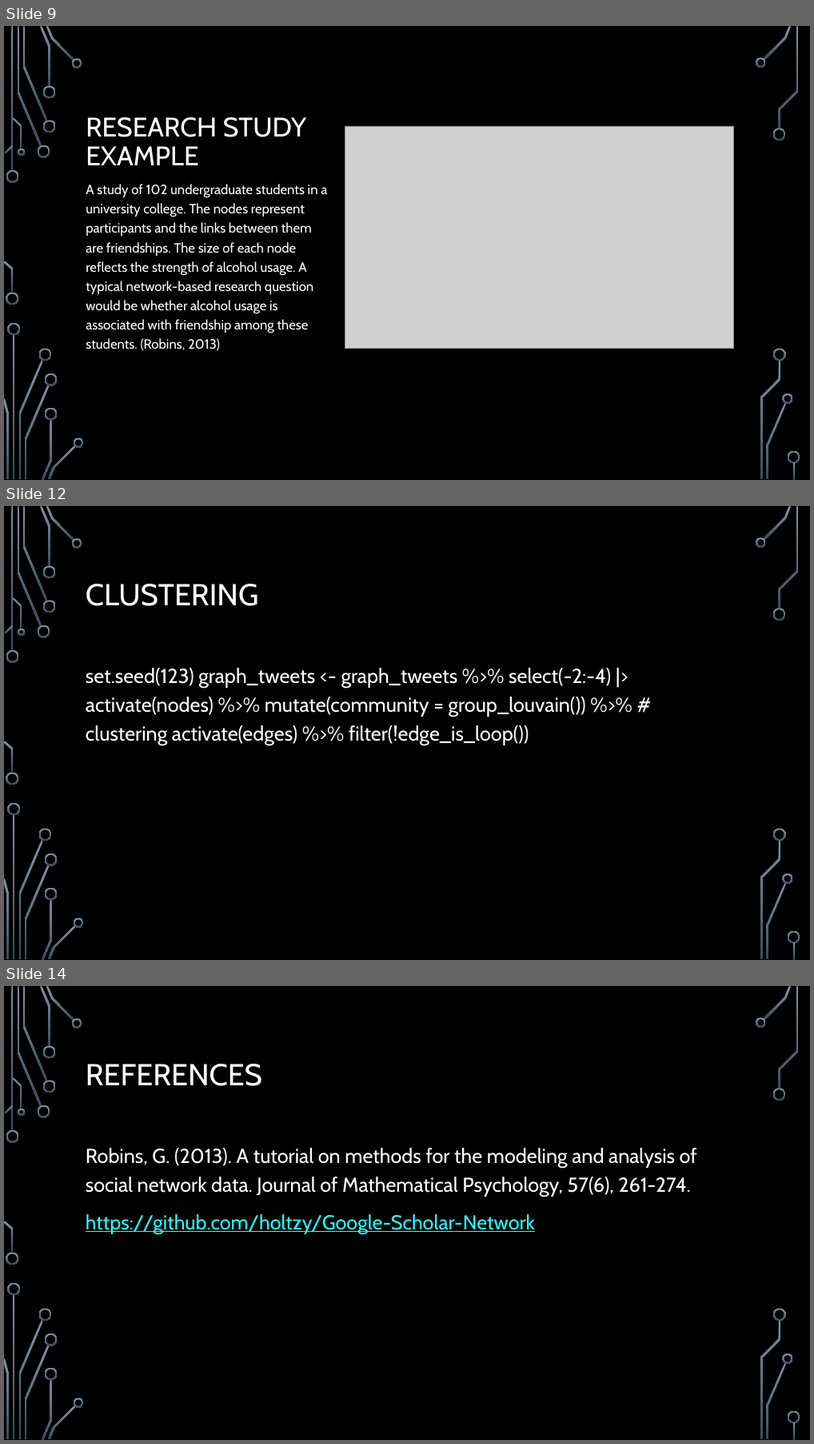
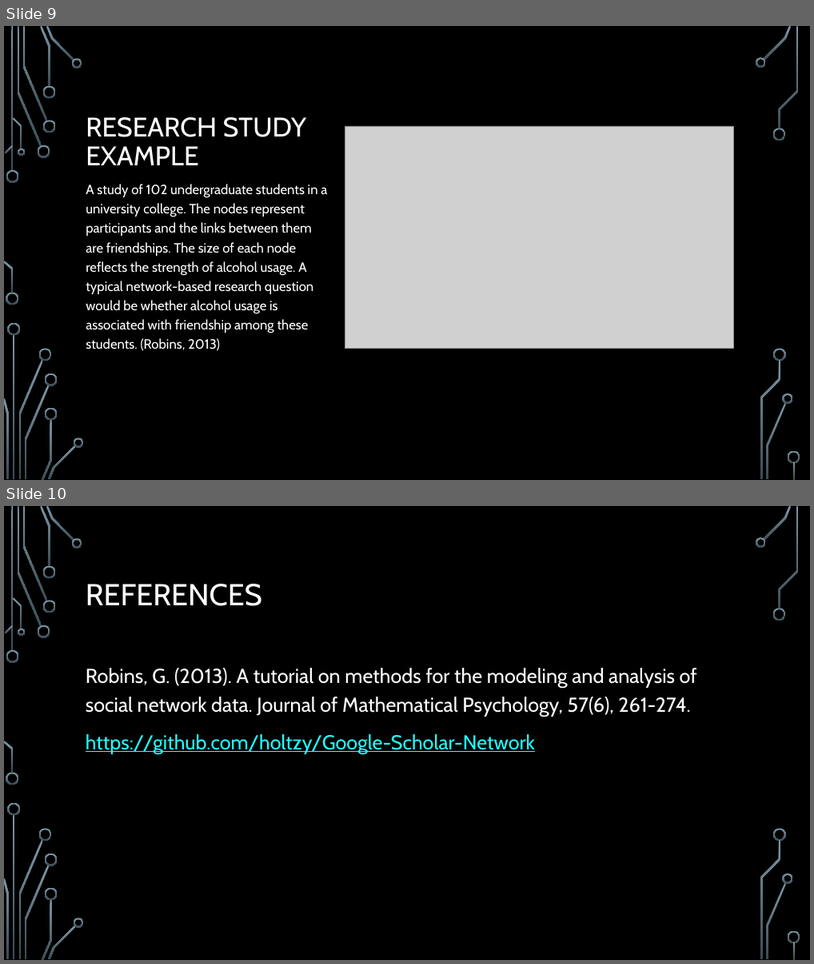
Before and after one commit to intro-to-data-science-22-workshop/07-network-graphs-adbdelsalam-dornelles, a slide deck: presentation.pptx. Shown one above the other, each under a label of ours: slides 9, 12 and 14 before the commit, slides 9 and 10 after it; the slides between them are not shown. The pictures are 814x1444 and 814x964 pixels, drawn with LibreOffice and Linux fonts; fonts in the diff are those of the drawing; grey boxes stand for pictures; background and template pictures are left out. Boxes give left, top, right and bottom in pixels: in the first picture for what was removed or moved away, otherwise in the second. Text is boxed around its words. In the diff, an @@ line names an element or a change of style, - is before the commit and + after.

```diff
--- a/presentation.pptx
+++ b/presentation.pptx
@@ slide 12 removed at (4, 506, 810, 960), background picture (left out); not listed: 36 template elements that a slide beside it also shows @@
@@ title removed at (86, 584, 258, 606) @@
-CLUSTERING
@@ text removed at (86, 668, 611, 745) @@
-set.seed(123) graph_tweets <- graph_tweets %>% select(-2:-4) |> activate(nodes) %>% mutate(community = group_louvain()) %>% # clustering activate(edges) %>% filter(!edge_is_loop())
@@ what was slide 14 is now slide 10 @@
```
Also in this commit, not shown: 3 other slides removed, 2 other files.
